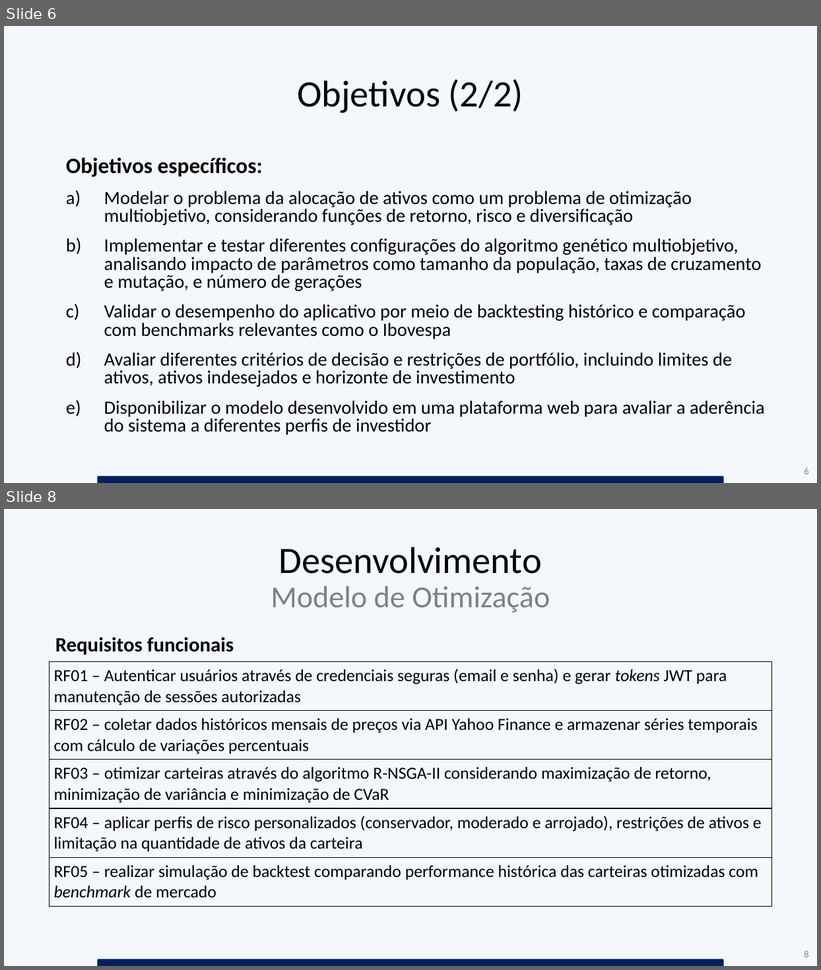
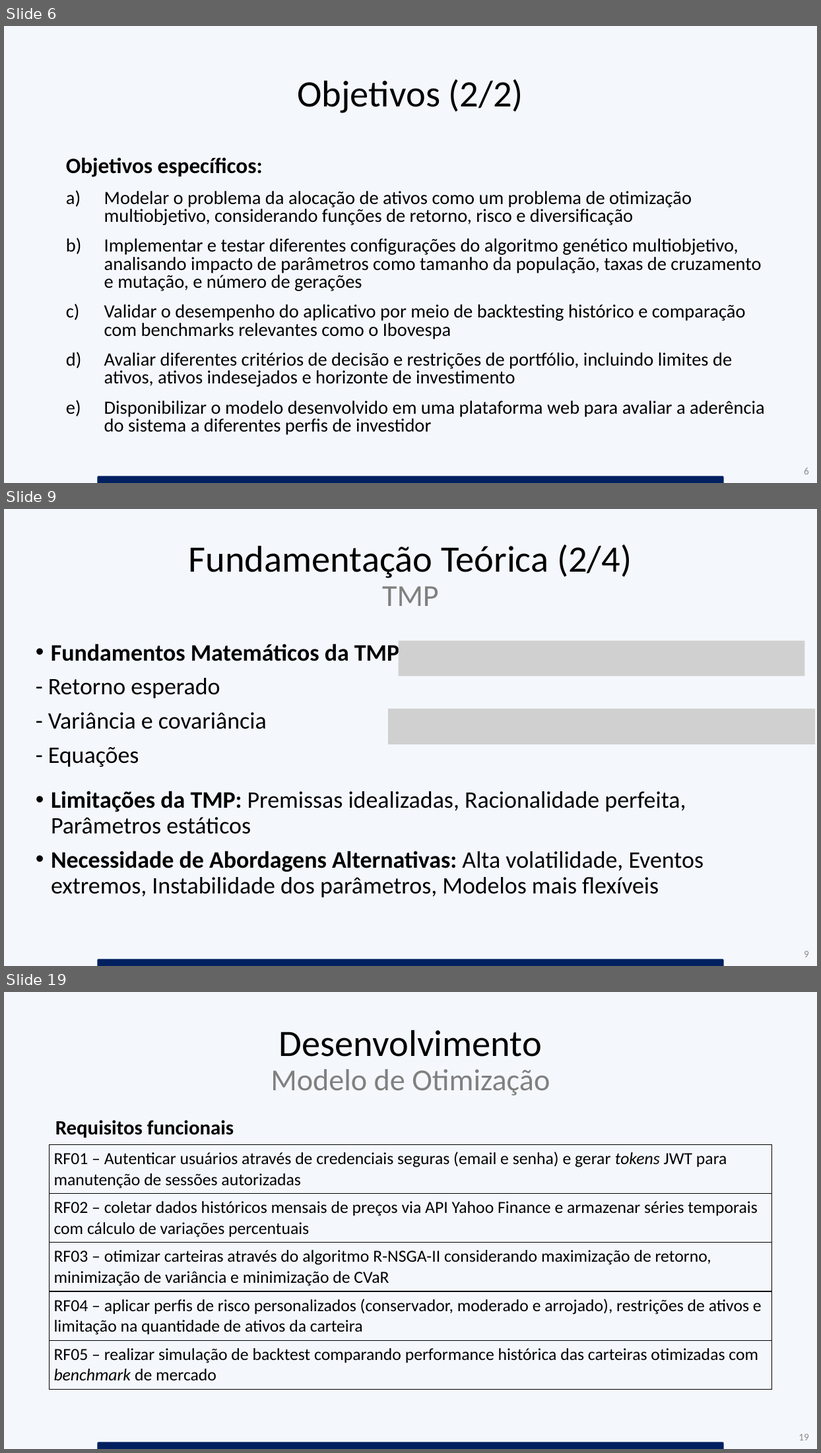
Before and after one commit to brunofvincensi/TCC, a slide deck: TCC_Apresentacao_Alexandre_e_Bruno.pptx. Shown one above the other, each under a label of ours: slides 6 and 8 before the commit, slides 6, 9 and 19 after it; the slides between them are not shown. The pictures are 821x970 and 821x1453 pixels, drawn with LibreOffice and Linux fonts; fonts in the diff are those of the drawing; grey boxes stand for pictures. Boxes give left, top, right and bottom in pixels: in the first picture for what was removed or moved away, otherwise in the second. Text is boxed around its words. In the diff, an @@ line names an element or a change of style, - is before the commit and + after.

```diff
--- a/TCC_Apresentacao_Alexandre_e_Bruno.pptx
+++ b/TCC_Apresentacao_Alexandre_e_Bruno.pptx
@@ slide 9 added at box(4, 509, 817, 966), background #DEEBF7 at 31% opacity @@
@@ title added at box(189, 545, 632, 606), 44 pt, text #000000 @@
+Fundamentação Teórica (2/4)
+TMP
@@ text added at box(48, 641, 406, 767), 28 pt, text #000000 @@
+• Fundamentos Matemáticos da TMP:
+- Retorno esperado
+- Variância e covariância
+- Equações
@@ picture added at box(399, 641, 805, 676) @@
@@ picture added at box(388, 709, 816, 745) @@
@@ text added at box(51, 791, 704, 898), 28 pt, text #000000 @@
+• Limitações da TMP: Premissas idealizadas, Racionalidade perfeita, Parâmetros estáticos
+• Necessidade de Abordagens Alternativas: Alta volatilidade, Eventos extremos, Instabilidade dos parâmetros, Modelos mais flexíveis
@@ round same rect added at box(97, 960, 724, 966), fill #002060 @@
@@ page number added at box(804, 951, 809, 958), 12 pt, text #8C8C8C @@
+9
@@ what was slide 8 is now slide 19 @@
@@ page number at box(799, 1434, 809, 1441): text changed @@
-8
+19
```
Also in this commit, not shown: 5 slides changed, 23 other slides added, 3 slides removed, 54 other files.
